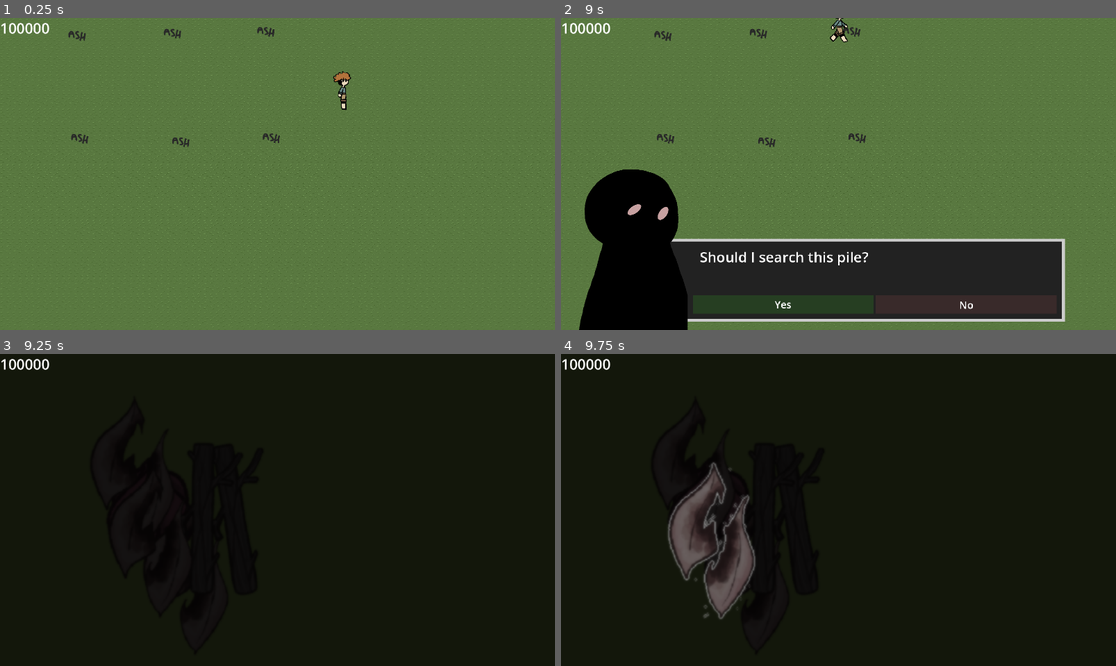
Above: before the commit, frames 1-4 (two rows, left to right).
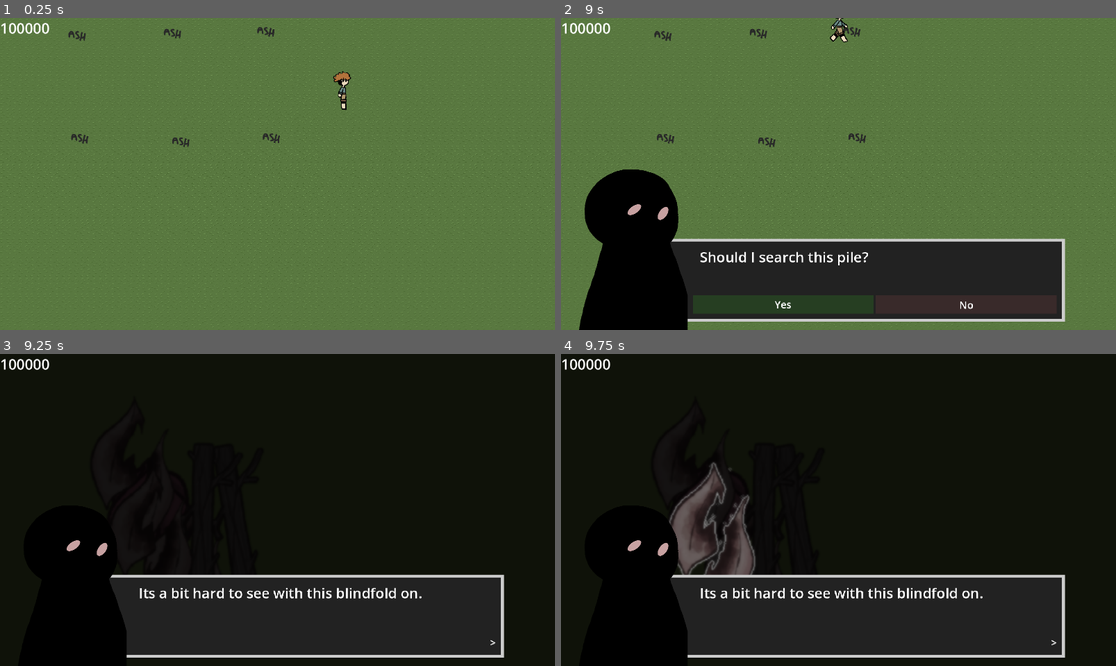
Above: after the commit, the same moments.

Repository: Robin-Bareham/GJ26-GrowSomethingNew
Game: Godot game, scene res://Scenes/grove.tscn
Two runs of this game, one before a commit and one after it. Both use one fixed random seed, a clock stepped at 60 frames per second and the inputs below. This scene is started directly instead of the project's main scene.
Inputs (mouse positions are in pixels of both pictures, inside the frame that each line leads up to):
- Up to frame 1 (0.25 s): no input
- Up to frame 2 (9 s): tap Enter at 0.5, 2.75, 8 s; move the mouse to (810, 236) at 0.52 s; hold Z (interact) 0.53-1.28 s; hold W (walk_up) 0.53-2.03 s; move the mouse to (1005, 220) at 1.27 s; tap Z (interact) at 1.35, 2.85, 4.55, 5.85, 7.35 s; tap Space at 2, 6.5 s; move the mouse to (672, 127) at 2.02 s; hold Z (interact) 2.03-2.78 s; hold Left (walk_left) 2.03-3.53 s; tap T (test) every 2.25 s from 2.1 to 8.85 s; move the mouse to (866, 174) at 2.77 s; move the mouse to (755, 96) at 3.52 s; hold S (walk_down) 3.53-4.28 s; hold Z (interact) 3.53-4.28 s; move the mouse to (960, 158) at 4.27 s; hold D (walk_right) 4.28-5.03 s; move the mouse to (727, 189) at 5.02 s; hold W (walk_up) 5.03-5.78 s; hold Z (interact) 5.03-5.78 s; move the mouse to (894, 105) at 5.77 s; hold D (walk_right) 5.78-8.03 s; move the mouse to (810, 236) at 6.52 s; hold Z (interact) 6.53-7.28 s; move the mouse to (1005, 220) at 7.27 s; move the mouse to (672, 127) at 8.02 s; hold S (walk_down) 8.03-8.78 s; hold Z (interact) 8.03-8.78 s; move the mouse to (866, 174) at 8.77 s; hold Left (walk_left) from 8.78 s (still down)
- Up to frame 3 (9.25 s): keep holding Left (walk_left); tap Z (interact) at 9.05 s
- Up to frame 4 (9.75 s): release Left (walk_left) at 9.5 s; click (710, 510) at 9.52 s

Frames 1-2 are identical in both runs. In frame 3, 3.3% of the frame differs, in the area x 12-91%, y 59-98%; in frame 4, 3.8%, in the area x 12-91%, y 53-98%.

Commit message:
Scripted Dialogue entering and exiting minigame

Diff:
--- a/Scripts/all_dia.gd
+++ b/Scripts/all_dia.gd
@@ -10,9 +10,23 @@
 	"Lever" : [["tempI",1,"Option",">","Opt1","opt2",1,2],["tempI",0,"Option1","v"],["tempI",0,"Option2","v"]],
 	"Lake" : [["tempI",0,"This is a lake, I'm going to look into it.","v"]],
 	"Blindfold" : [["tempI",2,"This looks good, should protect my eyes nicely.","v","Blindfold","Blindfold2"]],
-	"Blindfold2" : [["tempI",0,"There's nothing there, trust.","v"]]
+	"Blindfold2" : [["tempI",0,"There's nothing there, trust.","v"]],
+	"G_Ash": [["tempI",0,"Nothing here but ash...","v"]],
+	"G_Bark": [["tempI",0,"Burnt bark- I know how painful that is...","v"]],
+	"G_Closed": [["tempI",0,"More of these things? They look... uncanny.","v"]],
+	"G_Cloth": [["tempI",0,"We would spent time together as a grove making clothes for travlers...","v"]],
+	"G_Crown": [["tempI",0,"A burned flowercrown, I can only hope the saplings got out safely.","v"]],
+	"G_Final": [["tempI",0,"It's... looking at me...",">"],["tempI",0,"...",">"],["tempI",0,"I can't keep doing this.","v"]]
+}
+
+var scripted_dia = {
+	"D1Pile" : [["tempI",0,"Its a bit hard to see with this blindfold on.",">"],["tempI",0,"Though if I feel around I should be able to move the rubbish around to see whats underneath.","v"]],
+	"D2Pile" : [["tempI",0,"Huh, it's a bit easier to see? I wouldn't have thought anything's changed...","v"]],
+	"D3Pile" : [["tempI",0,"...",">"],["tempI",0,"Is it the flowers? Am I... seing through them?",">"],["tempI",0,"Weird.","v"]],
+	"D4Pile" : [["tempI",0,"It's surprisingly clear, though I don't feel up to this...",">"],["tempI",0,"I'll at least see what's under here.","v"]]
 }
 
 var pile_dic = {
-	"pile" : [["tempI",1,"Should I search this pile?",">","Yes","No"]]
+	"pile" : [["tempI",1,"Should I search this pile?",">","Yes","No"]],
+
 }
--- a/Scripts/constant_ui.gd
+++ b/Scripts/constant_ui.gd
@@ -25,14 +25,12 @@
 				label.text = str(second)
 			#Reset and activates the timer
 			if(GlobalScript.start_timer):
-				print_debug("HELLO")
 				resetTimer()
 				GlobalScript.start_timer = false
 				GlobalScript.timer_active = true
 
 func resetTimer():
 	#When the player enters the grove.
-	print_debug(GlobalScript.day)
 	timer = 0
 	if(GlobalScript.day == 1):
 		timer_end = GlobalScript.max_time
--- a/Scripts/dialogue_box.gd
+++ b/Scripts/dialogue_box.gd
@@ -63,9 +63,11 @@
 	#Get the lines of dialogue related to the object
 	if(v_dia_type == 0):
 		v_current_dialogue = AllDia.dia_dic[object]
-	else:
+	elif(v_dia_type == 1):
 		v_current_dialogue = AllDia.pile_dic["pile"]
 		v_current_pile = object #Name of goal image
+	else:
+		v_current_dialogue = AllDia.scripted_dia[object]
 	v_box_container.show()
 	v_currently_active = true
 	pass
@@ -84,7 +86,7 @@
 			if(v_opt1 || v_opt2 ):
 				v_option_container.hide()
 				#Show the current dialogue
-				#Jump to the line as stated in pos 6 (opt 1) and 7 (opt2)
+				#Choosing to search a pile or not
 				if(v_dia_type == 1):
 					if(v_opt2):
 						hideBox()
@@ -94,6 +96,7 @@
 						GlobalScript.activating_minigame = true
 						GlobalScript.minigame_goal_image = v_current_pile
 						return
+				#Jump to the line as stated in pos 6 (opt 1) and 7 (opt2)
 				var indexJump
 				if(v_opt2):
 					indexJump = v_current_dialogue[v_current_line][7]
@@ -161,7 +164,6 @@
 		if(v_current_dialogue[v_current_line][4] != "N/A"): #If there's an item to change
 			changingItem(v_current_dialogue[v_current_line][4])
 		if(v_current_dialogue[v_current_line][5] != "N/A"):
-			print_debug(v_current_dialogue[v_current_line][5])
 			v_new_node = v_current_dialogue[v_current_line][5]
 	#If the dialogue changes scene
 	elif(v_current_dialogue[v_current_line][1] == 3):
--- a/Scripts/global_script.gd
+++ b/Scripts/global_script.gd
@@ -6,7 +6,8 @@
 
 var minigame_active = false
 var activating_minigame = false
-var minigame_goal_image = "temp_obj"
+var minigame_goal_image = ""
+var first_pile = true
 
 #Day Attribues
 var max_energy = 100
--- a/Scripts/main.gd
+++ b/Scripts/main.gd
@@ -40,6 +40,7 @@
 				GlobalScript.timer_active = false
 				GlobalScript.start_timer = false
 				GlobalScript.day += 1
+				GlobalScript.first_pile = true
 
 
 
@@ -52,6 +53,9 @@
 				GlobalScript.interact = 2
 			else:
 				GlobalScript.interact = 1
+		else:
+			if(AllDia.dia_open):
+				GlobalScript.interact = 2
 	if(Input.is_action_just_pressed("walk_right")):
 		if(AllDia.dia_open):
 			GlobalScript.choose = 2
@@ -62,6 +66,10 @@
 		GlobalScript.day_over = true
 
 func activateMinigame():
+	if(GlobalScript.first_pile):
+		var name = "D" + str(GlobalScript.day) + "Pile"
+		dia_ui.boxActivated(name,2)
+		GlobalScript.first_pile = false
 	mini_ui.show()
 	GlobalScript.can_move = false
 	GlobalScript.activating_minigame = false
@@ -71,9 +79,11 @@
 
 func deactivateMinigame():
 	mini_ui.hide()
-	GlobalScript.can_move = true
 	GlobalScript.activating_minigame = false
 	GlobalScript.minigame_active = false
+	if(GlobalScript.minigame_goal_image != ""):
+		dia_ui.boxActivated(GlobalScript.minigame_goal_image,0)
+	GlobalScript.minigame_goal_image = ""
 	#Adjust Energy
 	GlobalScript.current_energy -= 10
 	if(GlobalScript.current_energy <= 0):
--- a/Scripts/minigame.gd
+++ b/Scripts/minigame.gd
@@ -37,19 +37,13 @@
 		v_rubbish_list[i].texture = load(texture_location)
 		var cs2d_loc = "res://Assets/Styles/" + v_rubbish_icons[rand_index] + "CS2D.tres"
 		v_rubbish_list[i].getCS2D().shape = load(cs2d_loc)
-		# MIGHT HAVE TO FIGURE OUT HOW TO CHANGE THE HITBOX BASED ON THE SPRITE CHOSEN
 
-		pass
-	#Change rubbish image as well, random between rubbish images.
-	print_debug("BLUR AMOUN333333333wT:")
-	print_debug(v_blur.get_instance_shader_parameter("blur_amount"))
-	pass
 
 func changeShaders():
 	var shader_loc = ""
 	if(GlobalScript.day == 1):
 		shader_loc = "res://Assets/Shaders/S_Highlight.gdshader"
-		v_overlay.color = Color(0,0,0,0.75)
+		v_overlay.color = Color(0,0,0,0.80)
 		v_blur.set_instance_shader_parameter("blur_amount", 1.5)
 	elif(GlobalScript.day == 2):
 		shader_loc = "res://Assets/Shaders/S_Highlight2.gdshader"
